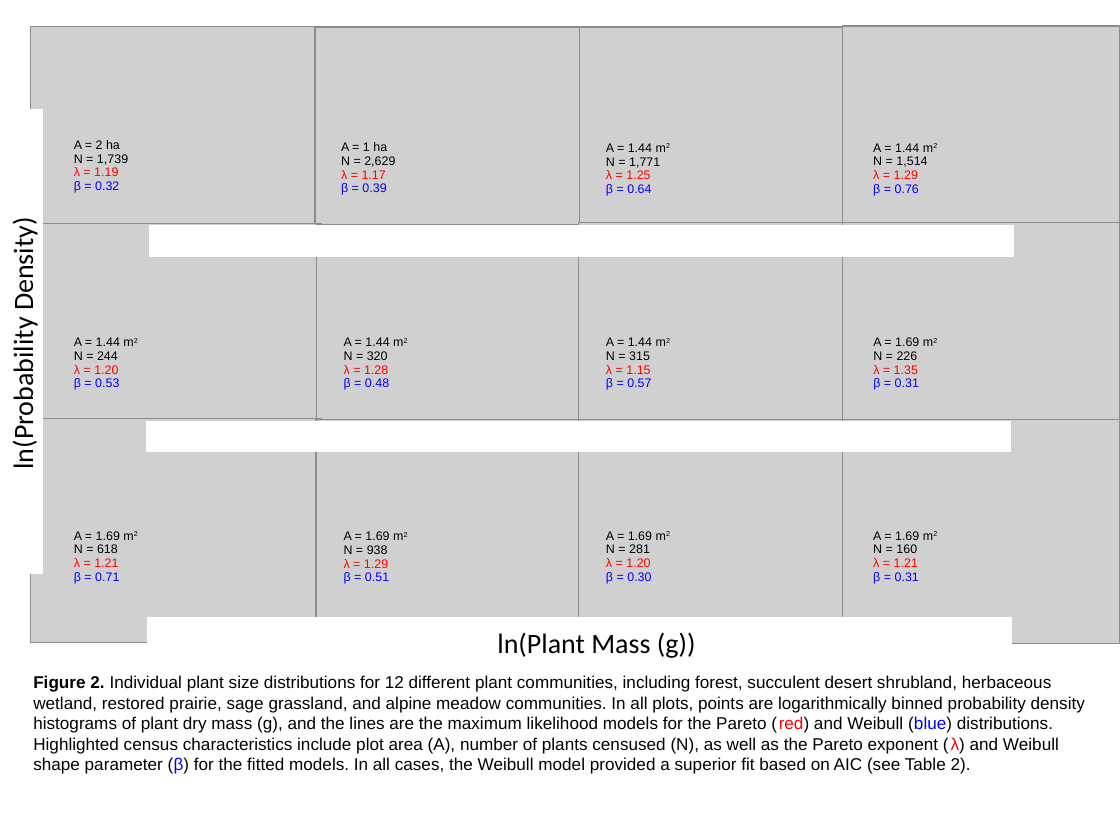
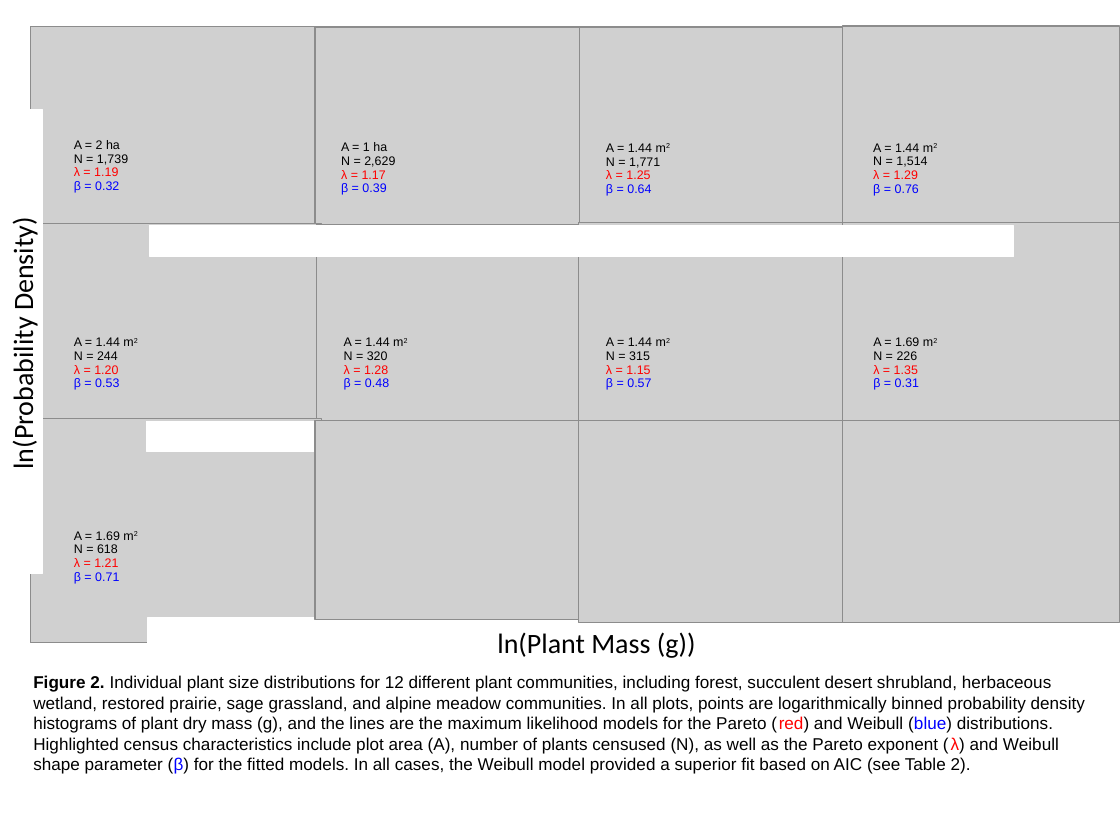
Before and after one commit to KerkhoffLab/PlantSizeDist, a slide deck: slide 2 of DillonEtAlSubmission/DillonEtAlFigures2.pptx. Drawn at 1120x840 pixels with LibreOffice and Linux fonts; fonts in the diff are those of the drawing; grey boxes stand for pictures. Boxes give left, top, right and bottom in pixels: in the first picture for what was removed or moved away, otherwise in the second. Text is boxed around its words. In the diff, an @@ line names an element or a change of style, - is before the commit and + after.

```diff
--- a/DillonEtAlSubmission/DillonEtAlFigures2.pptx
+++ b/DillonEtAlSubmission/DillonEtAlFigures2.pptx
@@ picture: place and size @@
-picture at <box>316,420,594,644</box>
+picture at <box>315,420,590,619</box>
@@ picture: place and size @@
-picture at <box>579,420,855,644</box>
+picture at <box>579,421,855,623</box>
@@ picture: place and size @@
-picture at <box>842,419,1120,643</box>
+picture at <box>842,420,1119,623</box>
@@ text removed at <box>344,531,389,584</box> @@
-A = 1.69 m2
-N = 938
-λ = 1.29
-β = 0.51
@@ text removed at <box>606,531,652,584</box> @@
-A = 1.69 m2
-N = 281
-λ = 1.20
-β = 0.30
@@ text removed at <box>873,531,919,584</box> @@
-A = 1.69 m2
-N = 160
-λ = 1.21
-β = 0.31
```
Also in this commit, not shown: 7 other files.
